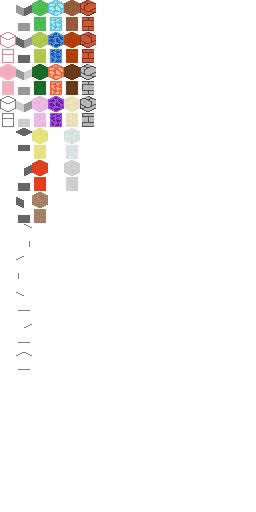
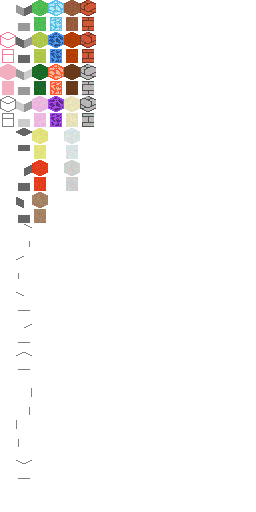
Revision of a layered 256×512 image; what changed, layer by layer:
painted on "オブジェクト" over 16, 388, 32, 479
